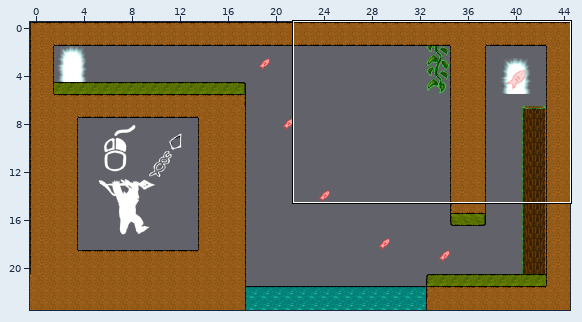
Two states of a Tiled map, assets/maps/forest/Forest_2b.tmx. The picture above shows the old version from afar; the outline marks the close-up.
Close-up. Before the commit:
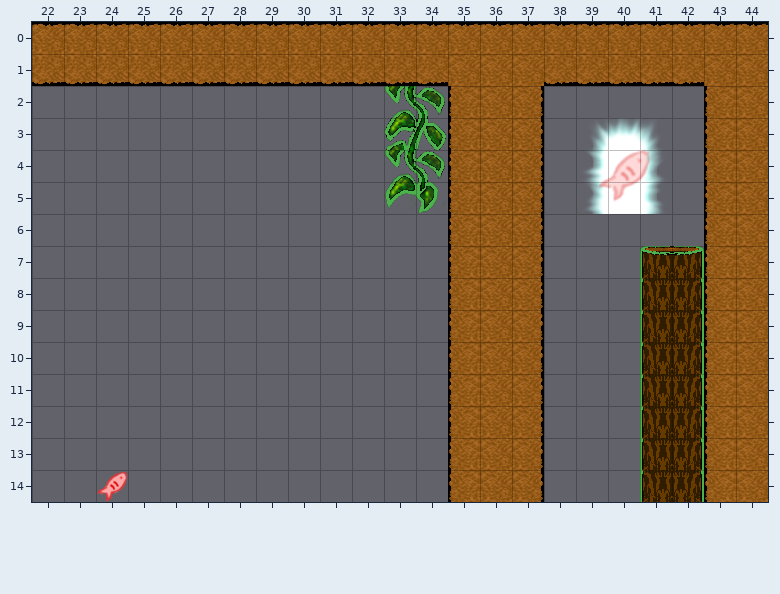
Cells are 32x32 px. Shown: x 22..44, y 0..14.
After the commit:
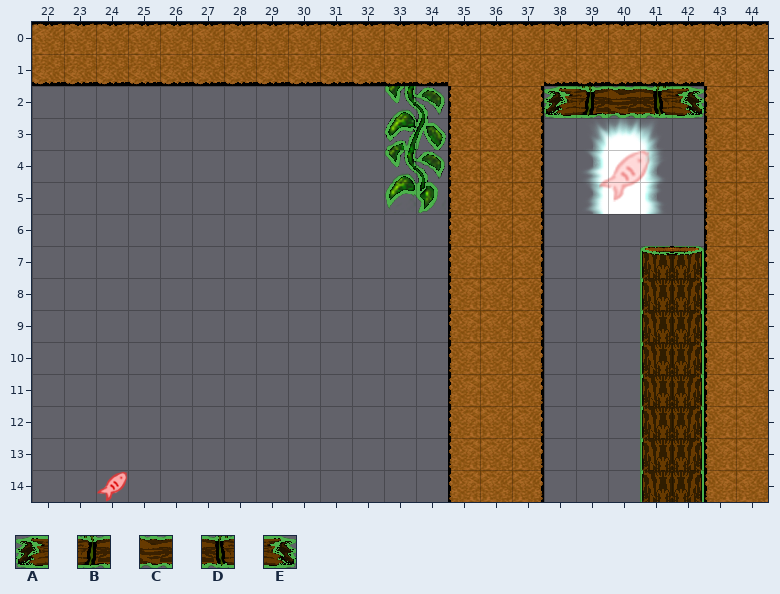
Key: from "forestTiles": A 135 "wall", B 136 "wall", C 137 "wall", D 138 "wall", E 139 "wall".
_ is an empty cell.
Log entry: All forest levels final
What changed:
Layer "foreground":
y 2: x 38..42 _____ -> ABCDE
